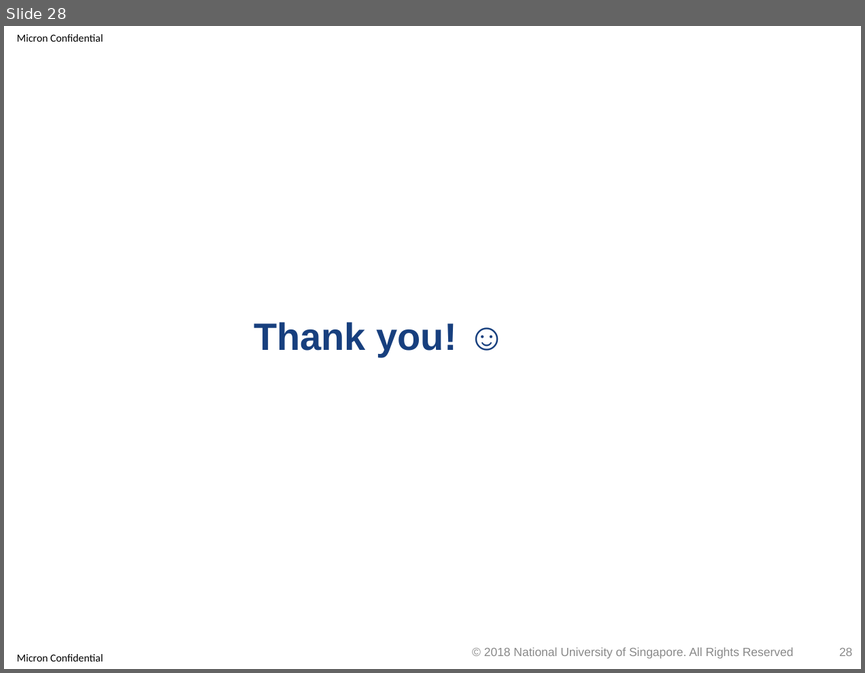
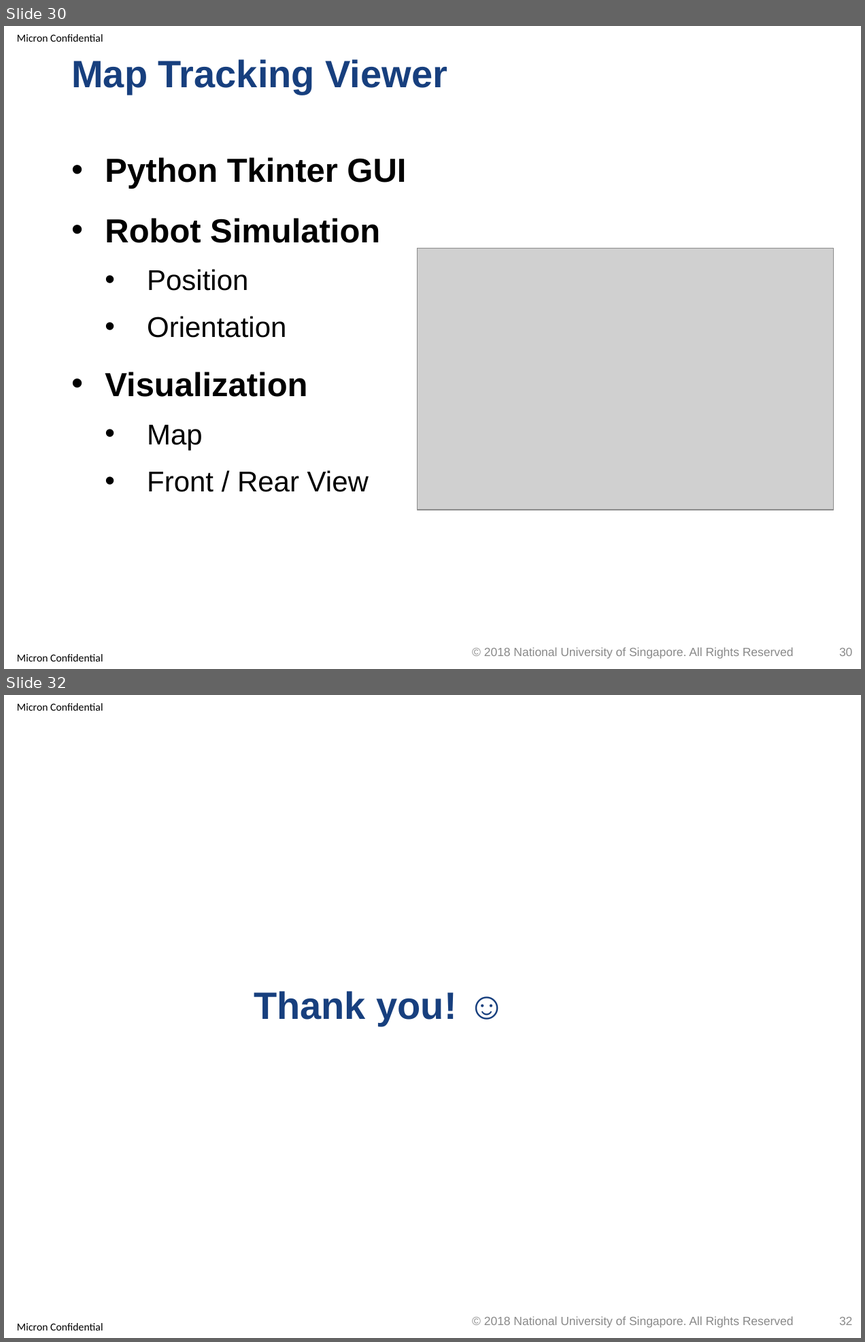
Before and after one commit to optimusium/3dscan, a slide deck: PracticeModule_Presentation.pptx. Shown one above the other, each under a label of ours: slide 28 before the commit, slides 30 and 32 after it; the slides between them are not shown. The pictures are 865x673 and 865x1342 pixels, drawn with LibreOffice and Linux fonts; fonts in the diff are those of the drawing; grey boxes stand for pictures; background and template pictures are left out. Boxes give left, top, right and bottom in pixels: in the first picture for what was removed or moved away, otherwise in the second. Text is boxed around its words. In the diff, an @@ line names an element or a change of style, - is before the commit and + after.

```diff
--- a/PracticeModule_Presentation.pptx
+++ b/PracticeModule_Presentation.pptx
@@ slide 30 added at (4, 26, 861, 669), background #FFFFFF; not listed: 2 template elements that a slide beside it also shows @@
@@ title added at (71, 59, 447, 95), 32 pt, text #173F7E, bold @@
+Map Tracking Viewer
@@ text added at (105, 157, 406, 492), 28 pt, text #000000, bold @@
+• Python Tkinter GUI
+• Robot Simulation
+  • Position
+  • Orientation
+• Visualization
+  • Map
+  • Front / Rear View
@@ picture added at (417, 248, 834, 509) @@
@@ text added at (484, 647, 793, 658), 10 pt, text #898989 @@
+© 2018 National University of Singapore. All Rights Reserved
@@ page number added at (839, 648, 852, 656), 10 pt, text #8C8C8C @@
+30
@@ what was slide 28 is now slide 32 @@
@@ page number at (839, 1317, 852, 1325): text changed @@
-28
+32
```
Also in this commit, not shown: 3 other slides added, 1 other file.
